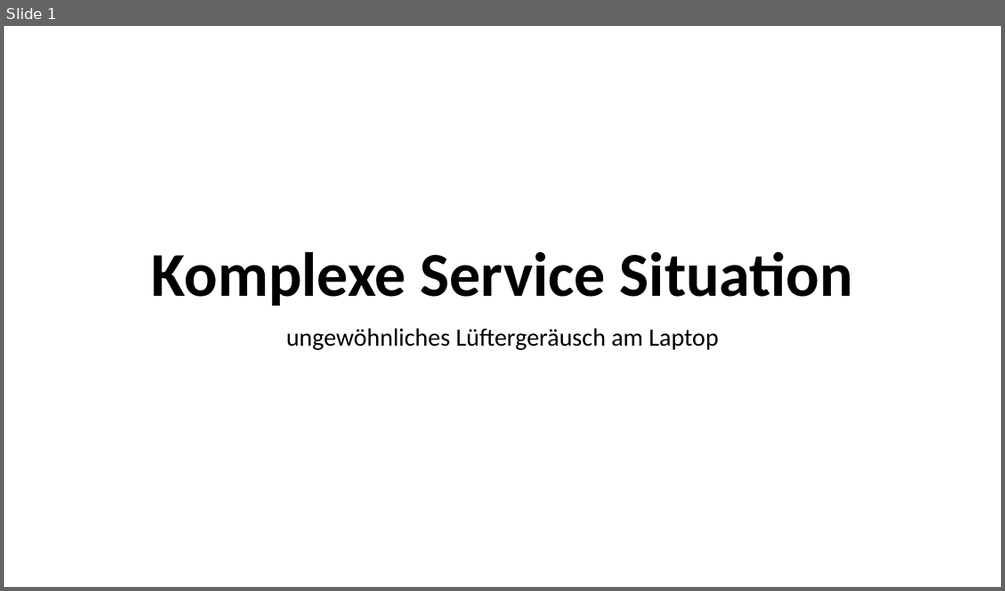
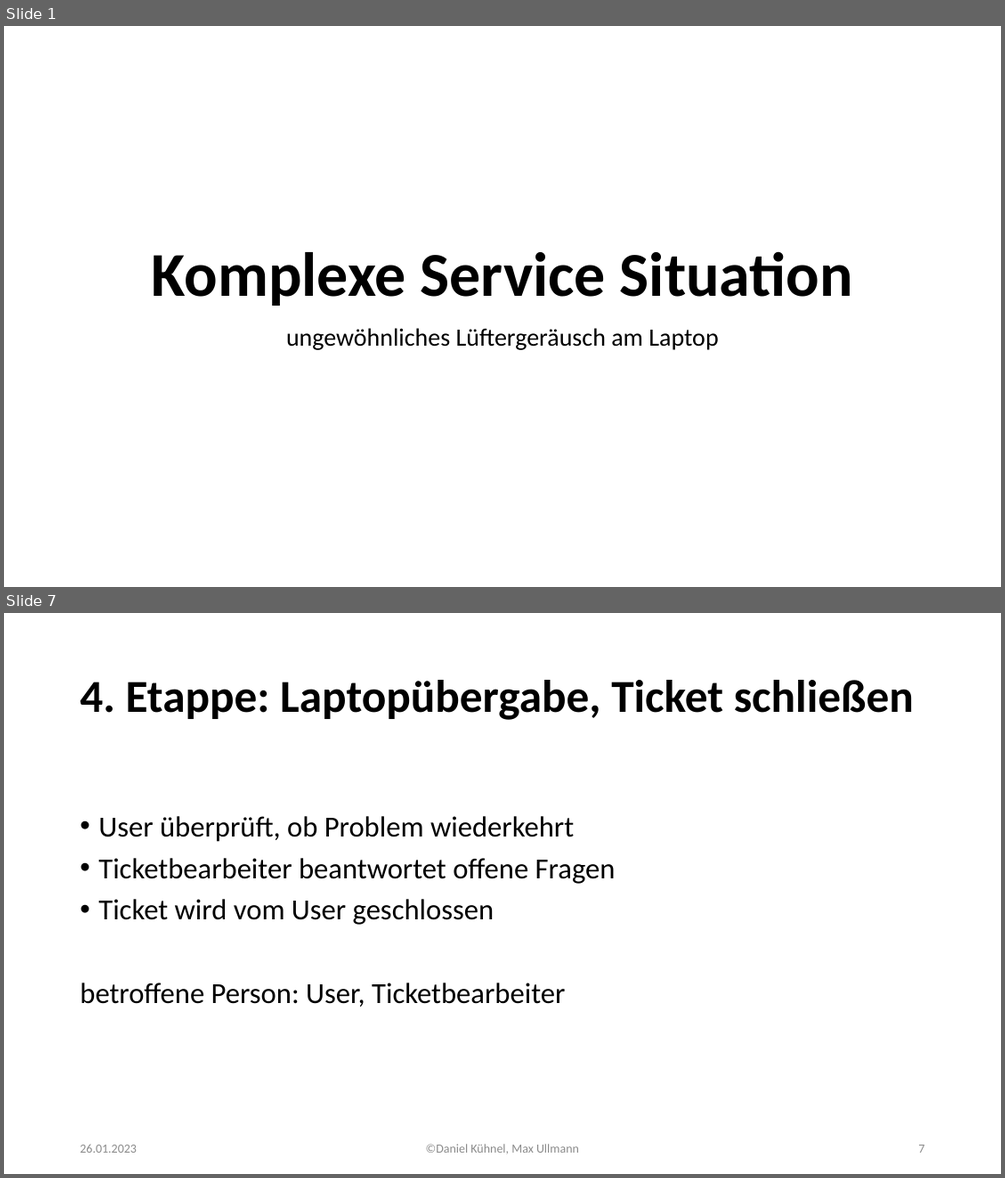
Before and after one commit to someKumo/lf6-hoechst-komplexer-service, a slide deck: Komplexe_Service_Situation.pptx. Shown one above the other, each under a label of ours: slide 1 before the commit, slides 1 and 7 after it; the slides between them are not shown. The pictures are 1005x591 and 1005x1178 pixels, drawn with LibreOffice and Linux fonts; fonts in the diff are those of the drawing. Boxes give left, top, right and bottom in pixels: in the first picture for what was removed or moved away, otherwise in the second. Text is boxed around its words. In the diff, an @@ line names an element or a change of style, - is before the commit and + after.

```diff
--- a/Komplexe_Service_Situation.pptx
+++ b/Komplexe_Service_Situation.pptx
@@ slide 7 added at (4,613,1001,1174), background #FFFFFF @@
@@ title added at (80,680,914,720), 44 pt, text #000000, bold @@
+4. Etappe: Laptopübergabe, Ticket schließen
@@ text added at (80,816,615,1006), 28 pt, text #000000 @@
+• User überprüft, ob Problem wiederkehrt
+• Ticketbearbeiter beantwortet offene Fragen
+• Ticket wird vom User geschlossen
+betroffene Person: User, Ticketbearbeiter
@@ text added at (80,1144,137,1152), 12 pt, text #8C8C8C @@
+26.01.2023
@@ text added at (426,1143,579,1153), 12 pt, text #8C8C8C @@
+©Daniel Kühnel, Max Ullmann
@@ page number added at (918,1144,924,1152), 12 pt, text #8C8C8C @@
+7
```
Also in this commit, not shown: 6 other slides added, 1 slide removed.
